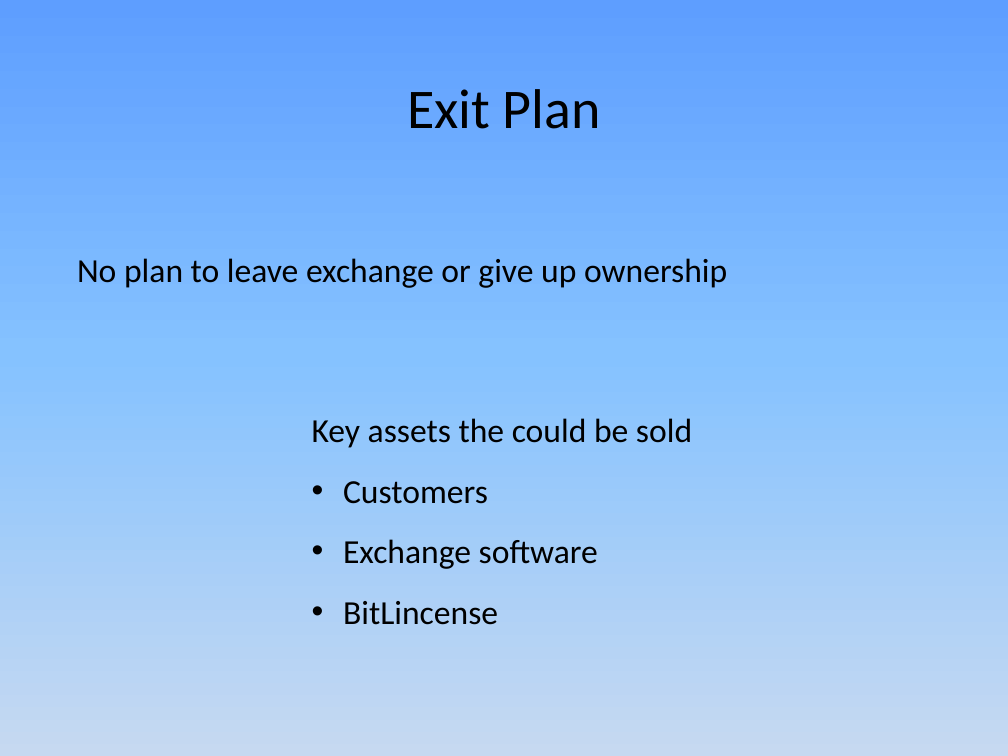
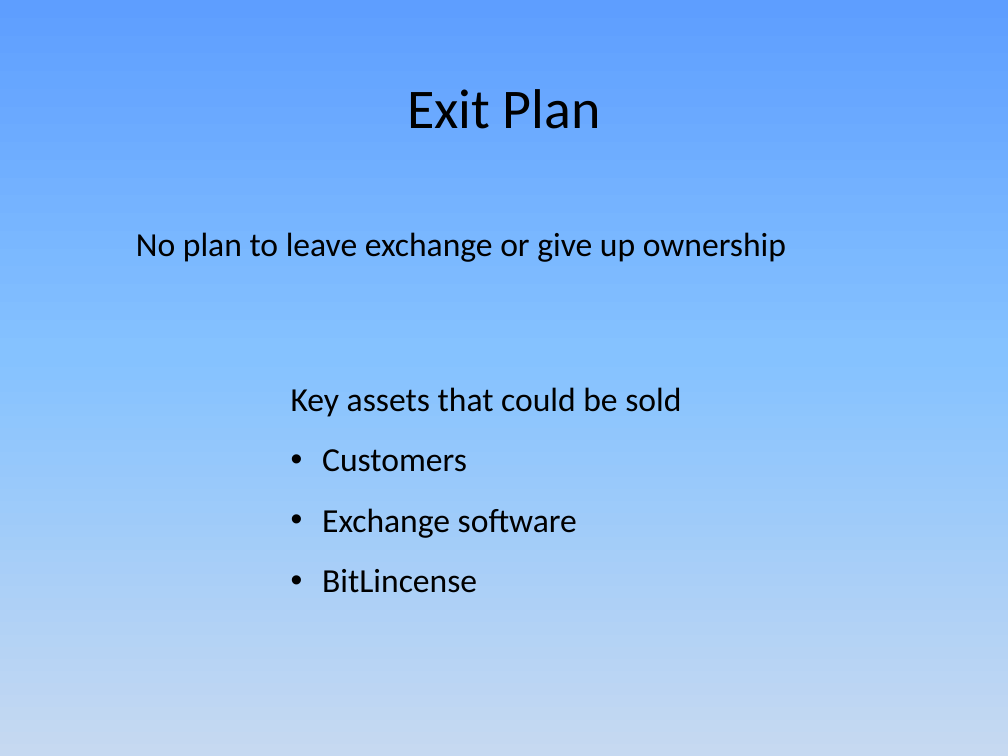
Before and after one commit to JamesLeB/Business, a slide deck: slide 16 of TODO/2-Monday/Presentation1.pptx (slide 15 before the commit). Drawn at 1008x756 pixels with LibreOffice and Linux fonts; fonts in the diff are those of the drawing. Boxes give left, top, right and bottom in pixels: in the first picture for what was removed or moved away, otherwise in the second. Text is boxed around its words. In the diff, an @@ line names an element or a change of style, - is before the commit and + after.

```diff
--- a/TODO/2-Monday/Presentation1.pptx
+++ b/TODO/2-Monday/Presentation1.pptx
@@ text "No plan to leave exchange ...": place and size @@
-text "No plan to leave exchange ..." at (77, 258, 727, 288)
+text "No plan to leave exchange ..." at (136, 232, 786, 262)
@@ text "Key assets that could be ...": place and size @@
-text "Key assets that could be ..." at (312, 418, 692, 625)
+text "Key assets that could be ..." at (291, 387, 681, 593)
@@ text at (291, 387, 681, 417): text changed @@
-Key assets the could be sold
+Key assets that could be sold
```
Also in this commit, not shown: 7 other slides changed, 2 slides added, 1 other file.
